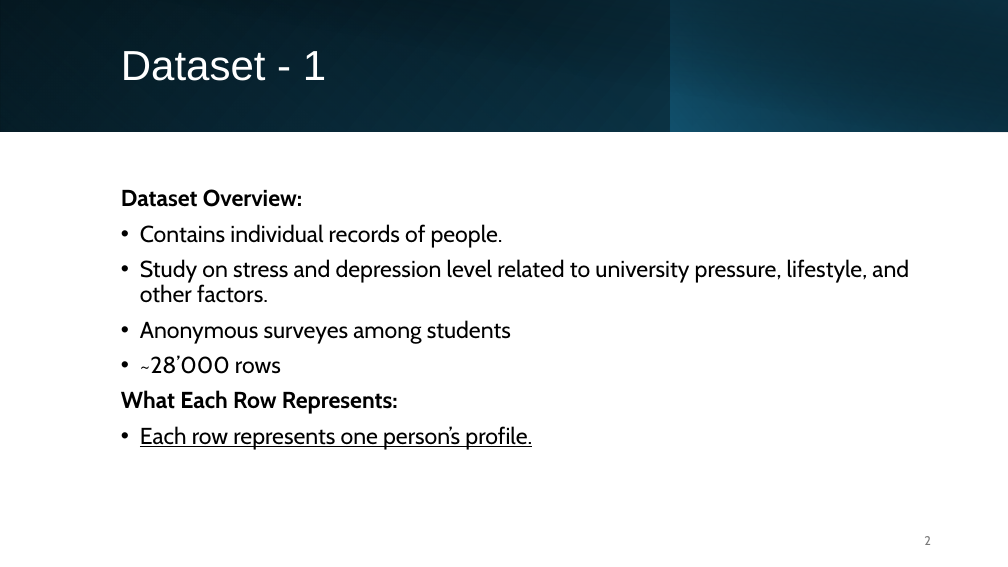
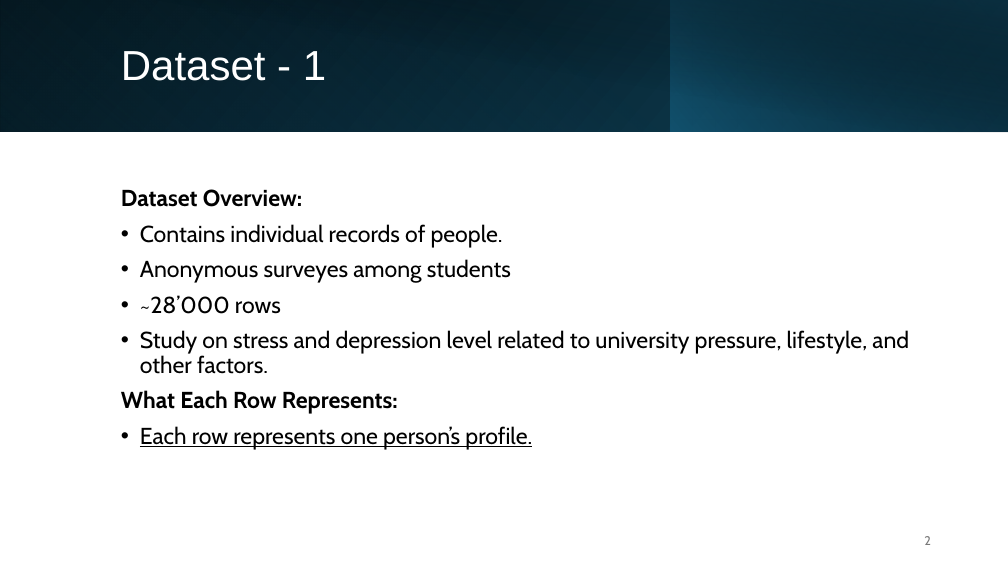
Before and after one commit to MicheaColautti/DataScience-Prog1, a slide deck: slide 2 of Doc/Project 1 - Final presentation.pptx. Drawn at 1008x567 pixels with LibreOffice and Linux fonts; fonts in the diff are those of the drawing. Boxes give left, top, right and bottom in pixels: in the first picture for what was removed or moved away, otherwise in the second. Text is boxed around its words. In the diff, an @@ line names an element or a change of style, - is before the commit and + after.

```diff
--- a/Doc/Project 1 - Final presentation.pptx
+++ b/Doc/Project 1 - Final presentation.pptx
@@ text at bbox=[140, 259, 909, 303]: paragraph removed @@
-• Study on stress and depression level related to university pressure, lifestyle, and other factors.
@@ text at bbox=[140, 330, 909, 374]: paragraph added @@
+• Study on stress and depression level related to university pressure, lifestyle, and other factors.
```
Also in this commit, not shown: 1 other slide changed.
